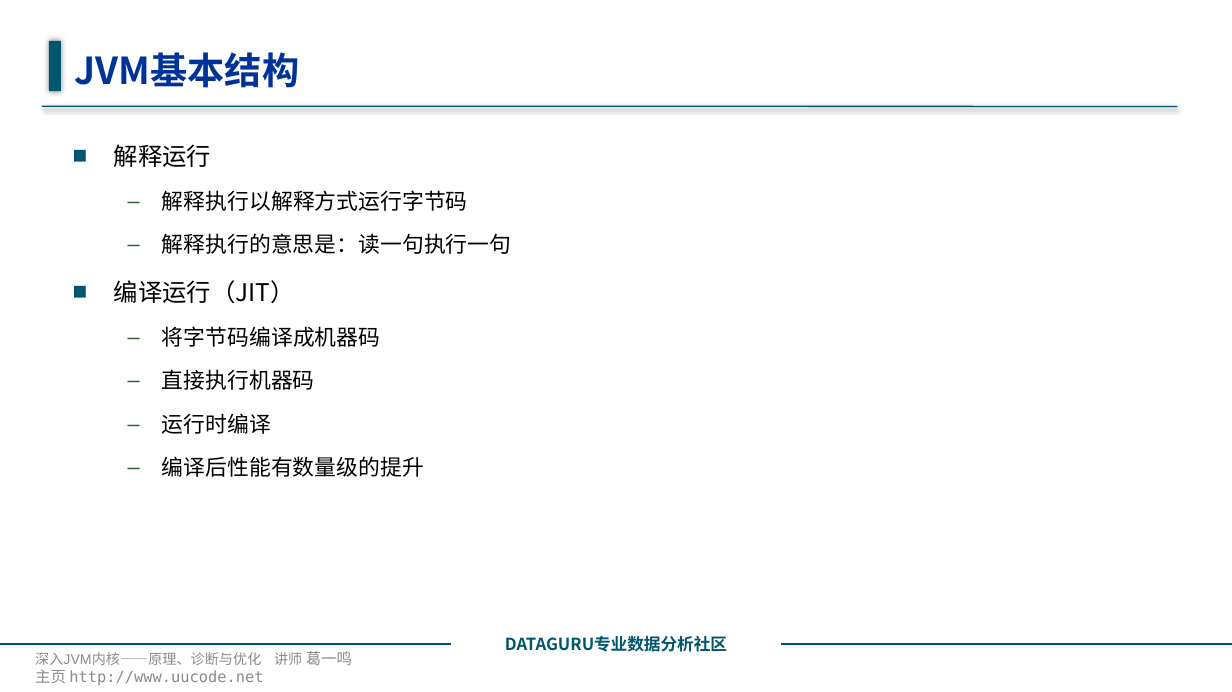
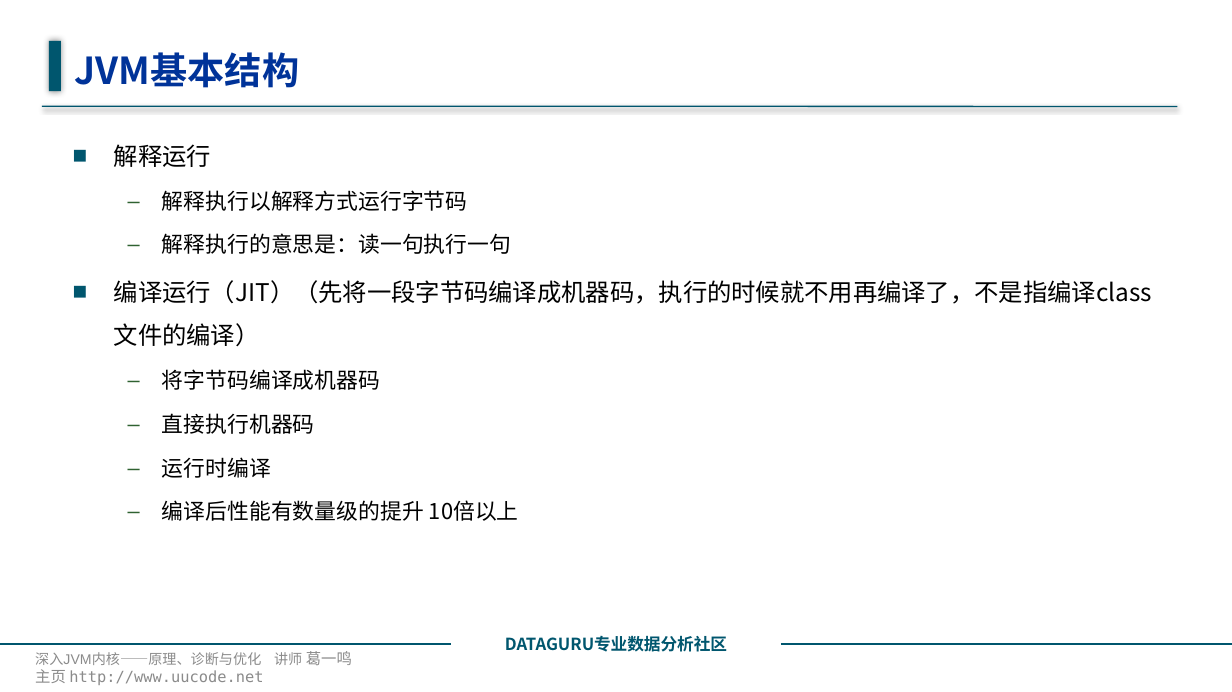
Before and after one commit to 1606884098/javabase, a slide deck: slide 24 of javabase1Jvm/src/main/java/com/javabase/jvm1runtime/runtimeDetail/2.JVM运行机制.pptx. Drawn at 1232x692 pixels with LibreOffice and Linux fonts; fonts in the diff are those of the drawing; background and template pictures are left out. Boxes give left, top, right and bottom in pixels: in the first picture for what was removed or moved away, otherwise in the second. Text is boxed around its words. In the diff, an @@ line names an element or a change of style, - is before the commit and + after.

```diff
--- a/javabase1Jvm/src/main/java/com/javabase/jvm1runtime/runtimeDetail/2.JVM运行机制.pptx
+++ b/javabase1Jvm/src/main/java/com/javabase/jvm1runtime/runtimeDetail/2.JVM运行机制.pptx
@@ text at (x1=114, y1=280, x2=1152, y2=304): text changed @@
-■ 编译运行（JIT）
+■ 编译运行（JIT）（先将一段字节码编译成机器码，执行的时候就不用再编译了，不是指编译class文件的编译）
@@ text at (x1=162, y1=500, x2=519, y2=521): text changed @@
-  – 编译后性能有数量级的提升
+  – 编译后性能有数量级的提升 10倍以上
```
Also in this commit, not shown: 2 other slides changed, 7 other files.
